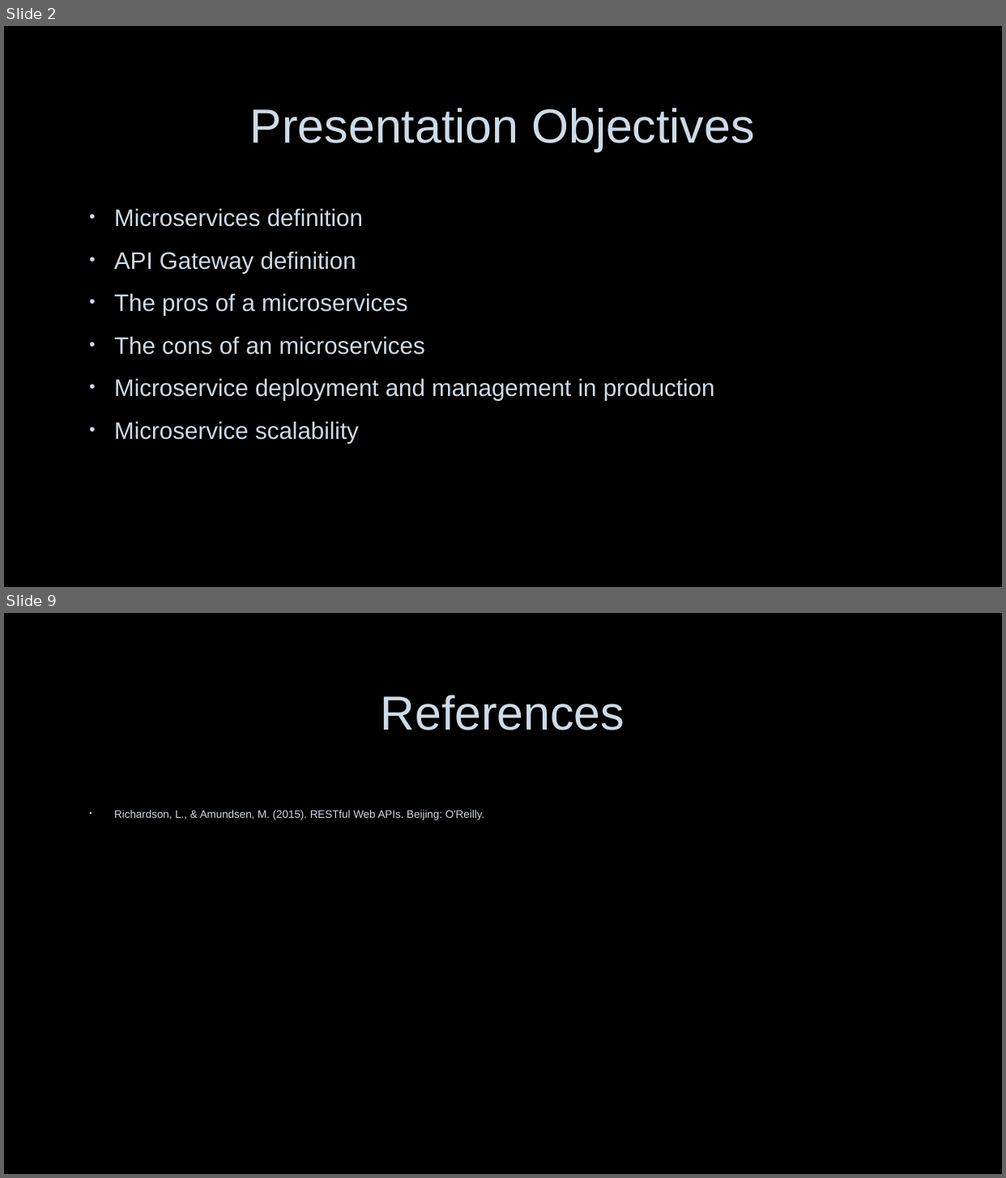
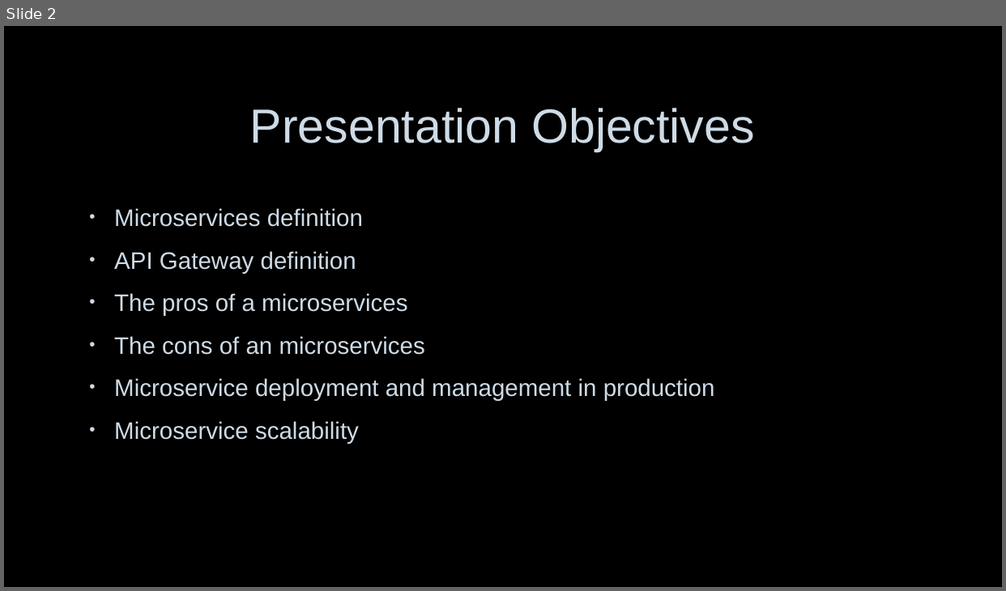
Before and after one commit to nerdommicro/WEB-420, a slide deck: week8/nesbitt-week8.pptx. Shown one above the other, each under a label of ours: slides 2 and 9 before the commit, slide 2 after it; the slides between them are not shown. The pictures are 1006x1178 and 1006x591 pixels, drawn with LibreOffice and Linux fonts; fonts in the diff are those of the drawing; background and template pictures are left out. Boxes give left, top, right and bottom in pixels: in the first picture for what was removed or moved away, otherwise in the second. Text is boxed around its words. In the diff, an @@ line names an element or a change of style, - is before the commit and + after.

```diff
--- a/week8/nesbitt-week8.pptx
+++ b/week8/nesbitt-week8.pptx
@@ slide 9 removed at [4, 613, 1002, 1174], background picture (left out) @@
@@ title removed at [381, 695, 625, 730] @@
-References
@@ text removed at [114, 810, 484, 820] @@
-• Richardson, L., & Amundsen, M. (2015). RESTful Web APIs. Beijing: O'Reilly.
```
Also in this commit, not shown: 5 slides changed, 1 slide added, 1 other slide removed.
